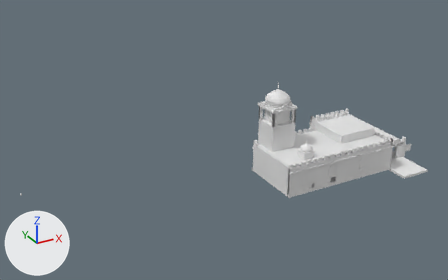
Renders of the FBX model models/AR_FataMorgana/exports/AR_FataMorgana_koepelgebouw.fbx from each side of a commit.
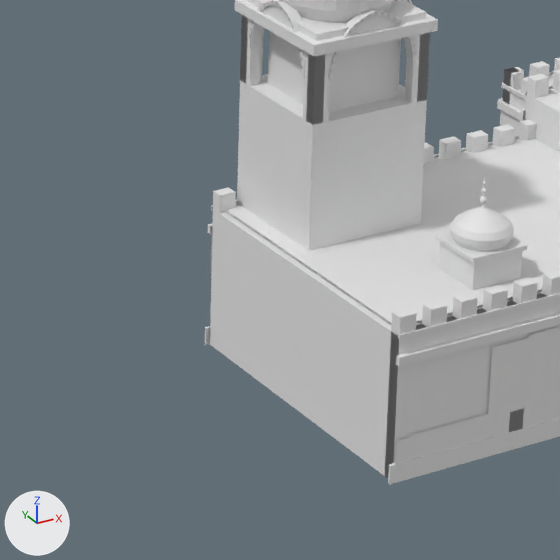
Old and new are each drawn whole from a camera (50 mm lens) standing at (-13.2, -88.5, 43.9) and looking at (28.4, -12.8, 6.1) and again close up on the part from 47% to 72% of the width and 37% to 76% of the height. The lights are fixed; the arrows at lower left show +X, +Y and +Z. The first two pictures are the older version. Vertices at exactly the same position are counted once.

Objects in the first close-up: 'FM_dak_0_koepelgebouw', 'FM_koepel_creme_0_koepelgebouw', 'FM_koepel_wit_0_koepelgebouw', 'FM_lijst_0_koepelgebouw', 'FM_raam_0_koepelgebouw', 'FM_stuc_0_koepelgebouw', 'FM_stucvlak_0_koepelgebouw', 'FM_vlek2_0_koepelgebouw', 'FM_vlek3_0_koepelgebouw', 'FM_voet_0_koepelgebouw', 'FM_wit_0_koepelgebouw' and 2 more.
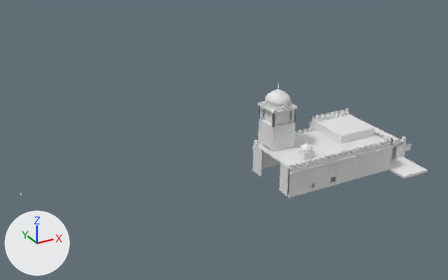
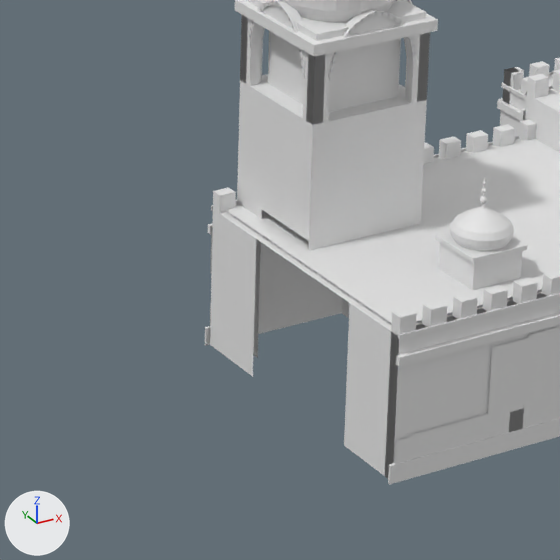
Boxes [x1, y1, x2, y2] around the edits, measured in the close-ups (560 x 560 px):
part 1 of me_fm_koepelgebouw_stuc_001, cut back
    before: [258, 207, 312, 251]
    after: [250, 207, 352, 447]

Patch to the scene script:
```diff
--- a/models/AR_FataMorgana/exports/AR_FataMorgana_koepelgebouw.fbx.py
+++ b/models/AR_FataMorgana/exports/AR_FataMorgana_koepelgebouw.fbx.py
@@ me_fm_koepelgebouw_stuc_001 @@
 # used by ob_fm_stuc_0_koepelgebouw; location = (0.0, 0.0, 0.0)
-me_fm_koepelgebouw_stuc_001.from_pydata(...)  # 647 vertices, 1026 faces; spans x 33.2..57.9, y -23.5..-5.9, z 0.0..8.7
+me_fm_koepelgebouw_stuc_001.from_pydata(...)  # 958 vertices, 1538 faces; spans x 33.2..57.9, y -23.5..-5.9, z 0.0..8.7
+# me_fm_koepelgebouw_stuc_001 part 1: 2 vertices removed from x 34.0..38.0, y -17.6, z 0.0; 313 vertices added at x 33.2..52.5, y -23.5..-13.3, z 0.0..8.7
 me_fm_koepelgebouw_stuc_001.materials.append(mat_fm_stuc)
```
